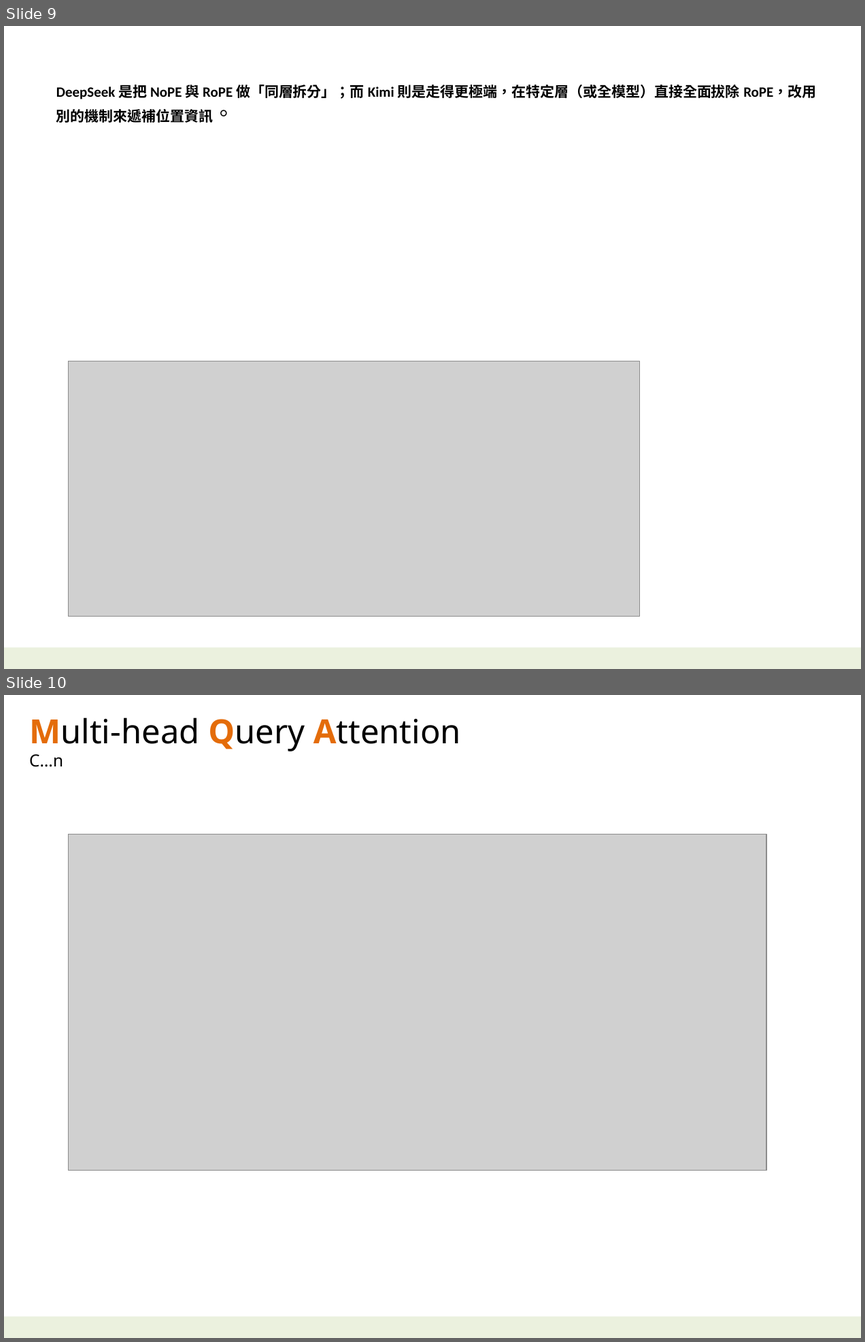
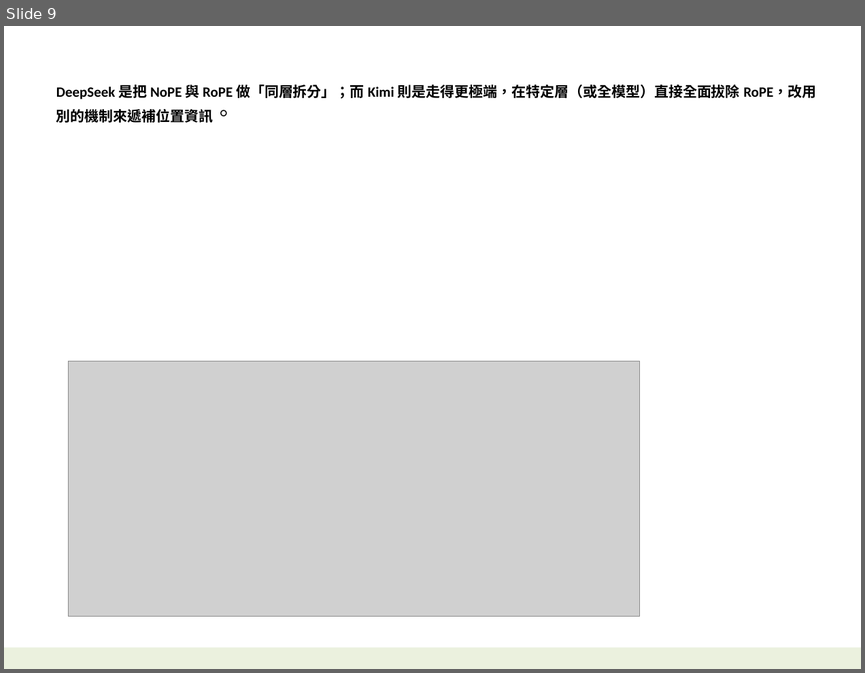
Before and after one commit to navibator/crazy-ai, a slide deck: ai-deepseek.pptx. Shown one above the other, each under a label of ours: slides 9 and 10 before the commit, slide 9 after it. The pictures are 865x1342 and 865x673 pixels, drawn with LibreOffice and Linux fonts; fonts in the diff are those of the drawing; grey boxes stand for pictures. Boxes give left, top, right and bottom in pixels: in the first picture for what was removed or moved away, otherwise in the second. Text is boxed around its words. In the diff, an @@ line names an element or a change of style, - is before the commit and + after.

```diff
--- a/ai-deepseek.pptx
+++ b/ai-deepseek.pptx
@@ slide 10 removed at (4,695,861,1338), background #FFFFFF; not listed: 1 template element that a slide beside it also shows @@
@@ text removed at (29,717,461,767) @@
-Multi-head Query Attention
-C…n
@@ picture removed at (68,834,766,1170) @@
```
Also in this commit, not shown: 2 other files.
